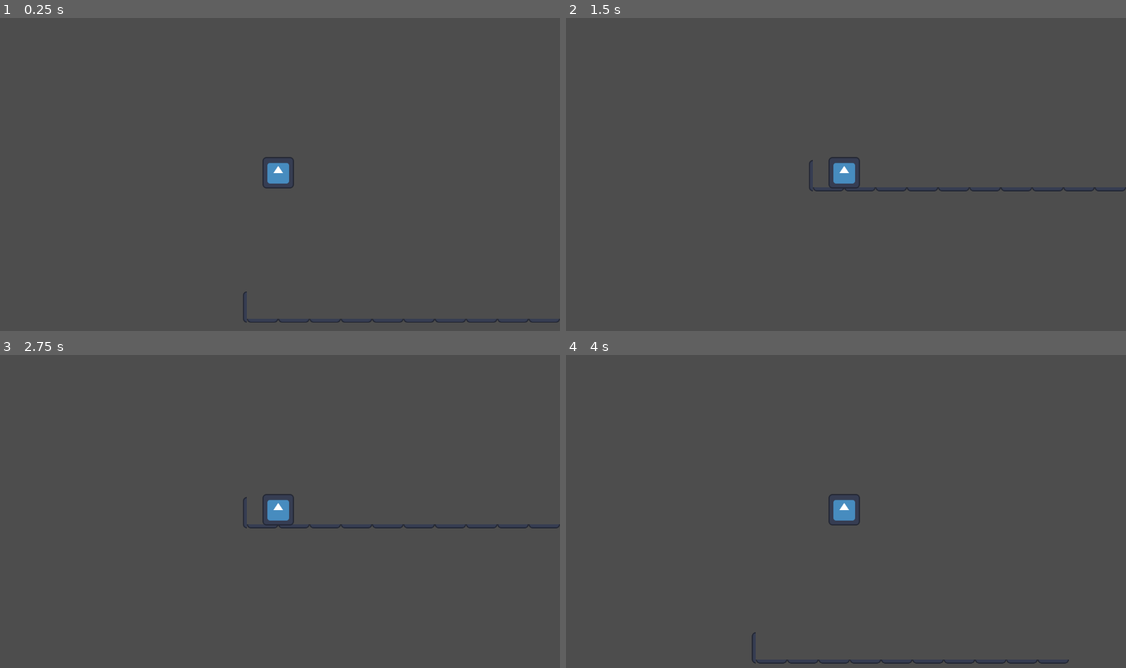
Above: before the commit, frames 1-4 (two rows, left to right).
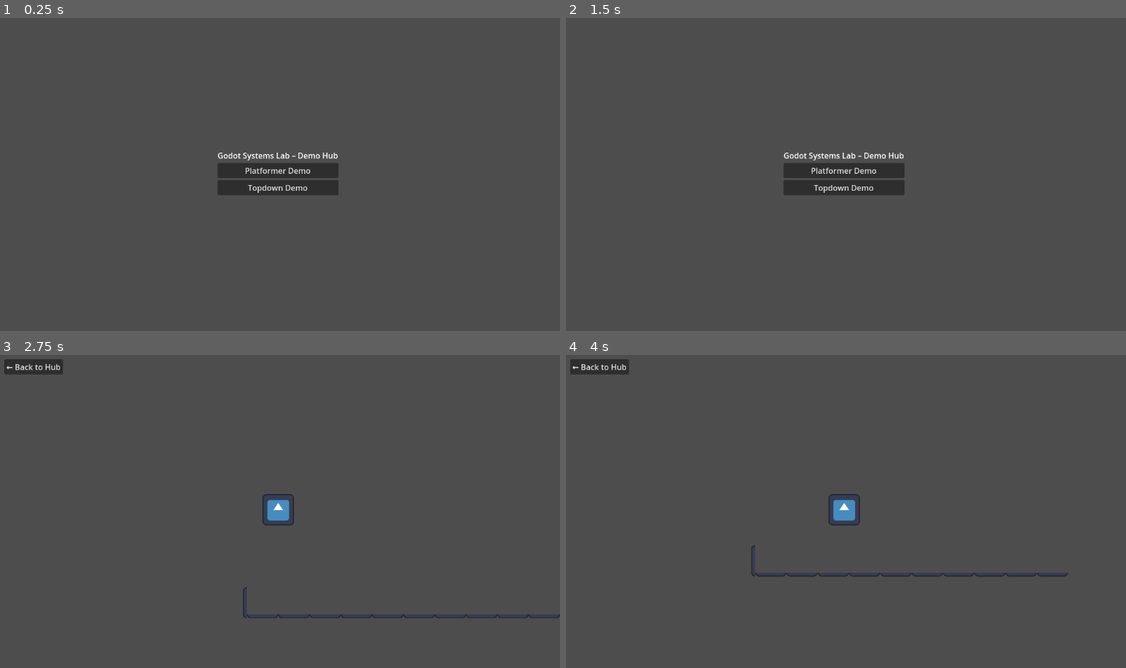
Above: after the commit, the same moments.

Repository: Thorym1991/godot-systems-lab
Game: Godot game, scene res://Demo/Demohub.tscn
The game is run twice, just before and just after one commit, with the same random seed, the same clock (stepped at 60 frames per second) and the same inputs. Before the commit the project starts from res://Demo/player_state_demo/Plattformer/TestWorldPF.tscn. The engine's default icon, where the game draws it, is replaced by a stand-in: a white triangle on a blue panel in a dark square.
Inputs (mouse positions are in pixels of both pictures, inside the frame that each line leads up to):
- Up to frame 1 (0.25 s): no input
- Up to frame 2 (1.5 s): click (846, 171) at 0.5 s, where only the run after the commit has a clickable "Platformer Demo"; click (599, 30) at 1.25 s, where only the run after the commit has a clickable "← Back to Hub"
- Up to frame 3 (2.75 s): click (280, 508) at 2 s, where only the run after the commit has a clickable "Platformer Demo"
- Up to frame 4 (4 s): tap Enter (ui_accept) at 2.75 s; hold Right (move_right) from 2.78 s (still down); tap Space (jump) at 3.02, 3.77 s

The runs differ from the first frame. In frame 1, 2.4% of the frame differs, in the area x 38-100%, y 43-98%; in frame 2, 2.4%; in frame 3, 0.9%; in frame 4, 1.0%.

Commit message:
feat(demohub): added DemoHub main menu + BackHUD system - added DemoHub scene with buttons for platformer + topdown demos - added DemoBackHUD overlay to return to hub - updated demo scenes + project.godot to route through hub

Diff:
--- /dev/null
+++ b/Demo/DemiHub.gd
@@ -0,0 +1,25 @@
+extends Control
+
+const DEMO_SCENES := {
+	"platformer": "res://Demo/player_state_demo/Platformer/TestWorldPF.tscn",
+	"topdown": "res://Demo/player_state_demo/Topdown/TestWorldTD.tscn",
+}
+
+func _ready() -> void:
+	# Buttons an Signale binden
+	$MarginContainer/CenterContainer/VBoxContainer/PlatformerButton.pressed.connect(
+		func(): _open_demo("platformer")
+	)
+	$MarginContainer/CenterContainer/VBoxContainer/TopdownButton.pressed.connect(
+		func(): _open_demo("topdown")
+	)
+
+
+func _open_demo(key: String) -> void:
+	if not DEMO_SCENES.has(key):
+		push_warning("Demo key '%s' not mapped" % key)
+		return
+
+	var path = DEMO_SCENES[key]
+
+	get_tree().change_scene_to_file(path)
--- /dev/null
+++ b/Demo/DemoBackHUD.gd
@@ -0,0 +1,12 @@
+extends CanvasLayer
+
+@export var hub_scene_path: String = "res://Demo/DemoHub.tscn"
+
+func _ready() -> void:
+	$MarginContainer/HBoxContainer/BackButton.pressed.connect(_on_back_pressed)
+
+func _on_back_pressed() -> void:
+	if hub_scene_path.is_empty():
+		push_warning("No hub_scene_path set on DemoBackHUD")
+		return
+	get_tree().change_scene_to_file(hub_scene_path)
--- /dev/null
+++ b/Demo/DemoBackHUD.tscn
@@ -0,0 +1,19 @@
+[gd_scene load_steps=2 format=3 uid="uid://cmbyagwxt0tjq"]
+
+[ext_resource type="Script" uid="uid://dhl0ym06ntlqj" path="res://Demo/DemoBackHUD.gd" id="1_2q2pf"]
+
+[node name="DemoBackHud" type="CanvasLayer"]
+script = ExtResource("1_2q2pf")
+
+[node name="MarginContainer" type="MarginContainer" parent="."]
+offset_right = 40.0
+offset_bottom = 40.0
+theme_override_constants/margin_left = 16
+theme_override_constants/margin_top = 16
+
+[node name="HBoxContainer" type="HBoxContainer" parent="MarginContainer"]
+layout_mode = 2
+
+[node name="BackButton" type="Button" parent="MarginContainer/HBoxContainer"]
+layout_mode = 2
+text = "← Back to Hub"
--- /dev/null
+++ b/Demo/Demohub.tscn
@@ -0,0 +1,39 @@
+[gd_scene load_steps=2 format=3 uid="uid://cudceesa4jw5l"]
+
+[ext_resource type="Script" uid="uid://dfwdp0jsark8p" path="res://Demo/DemiHub.gd" id="1_bgjyc"]
+
+[node name="Demohub" type="Control"]
+layout_mode = 3
+anchors_preset = 15
+anchor_right = 1.0
+anchor_bottom = 1.0
+grow_horizontal = 2
+grow_vertical = 2
+script = ExtResource("1_bgjyc")
+
+[node name="MarginContainer" type="MarginContainer" parent="."]
+layout_mode = 1
+anchors_preset = 15
+anchor_right = 1.0
+anchor_bottom = 1.0
+grow_horizontal = 2
+grow_vertical = 2
+
+[node name="CenterContainer" type="CenterContainer" parent="MarginContainer"]
+layout_mode = 2
+
+[node name="VBoxContainer" type="VBoxContainer" parent="MarginContainer/CenterContainer"]
+layout_mode = 2
+
+[node name="TitleLabel" type="Label" parent="MarginContainer/CenterContainer/VBoxContainer"]
+layout_mode = 2
+text = "Godot Systems Lab – Demo Hub"
+
+[node name="PlatformerButton" type="Button" parent="MarginContainer/CenterContainer/VBoxContainer"]
+layout_mode = 2
+text = "Platformer Demo
+"
+
+[node name="TopdownButton" type="Button" parent="MarginContainer/CenterContainer/VBoxContainer"]
+layout_mode = 2
+text = "Topdown Demo"
--- a/Demo/player_state_demo/Plattformer/TestWorldPF.tscn
+++ b/Demo/player_state_demo/Platformer/TestWorldPF.tscn
@@ -1,7 +1,8 @@
-[gd_scene load_steps=5 format=4 uid="uid://dd14uk7cx7n70"]
+[gd_scene load_steps=6 format=4 uid="uid://dd14uk7cx7n70"]
 
 [ext_resource type="Texture2D" uid="uid://mijcres87hji" path="res://icon.svg" id="1_dxo6x"]
-[ext_resource type="PackedScene" uid="uid://dkxr30mq0v301" path="res://Demo/player_state_demo/Plattformer/PlayerDemoPF.tscn" id="1_dyor5"]
+[ext_resource type="PackedScene" uid="uid://dkxr30mq0v301" path="res://Demo/player_state_demo/Platformer/PlayerDemoPF.tscn" id="1_dyor5"]
+[ext_resource type="PackedScene" uid="uid://cmbyagwxt0tjq" path="res://Demo/DemoBackHUD.tscn" id="3_4vai1"]
 
 [sub_resource type="TileSetAtlasSource" id="TileSetAtlasSource_4qyx1"]
 texture = ExtResource("1_dxo6x")
@@ -96,3 +97,5 @@
 tile_set = SubResource("TileSet_hvj0b")
 
 [node name="PlayerDemo_tscn" parent="Boden" instance=ExtResource("1_dyor5")]
+
+[node name="DemoBackHud" parent="." instance=ExtResource("3_4vai1")]
--- a/Demo/player_state_demo/Topdown/TestWorldTD.tscn
+++ b/Demo/player_state_demo/Topdown/TestWorldTD.tscn
@@ -1,7 +1,8 @@
-[gd_scene load_steps=5 format=4 uid="uid://bjwcfqwj1s2y0"]
+[gd_scene load_steps=6 format=4 uid="uid://bjwcfqwj1s2y0"]
 
 [ext_resource type="Texture2D" uid="uid://mijcres87hji" path="res://icon.svg" id="1_7ibrg"]
 [ext_resource type="PackedScene" uid="uid://f7jkrumw5cp4" path="res://Demo/player_state_demo/Topdown/PlayerDemoTD.tscn" id="2_ytfdg"]
+[ext_resource type="PackedScene" uid="uid://cmbyagwxt0tjq" path="res://Demo/DemoBackHUD.tscn" id="3_70wku"]
 
 [sub_resource type="TileSetAtlasSource" id="TileSetAtlasSource_ytfdg"]
 texture = ExtResource("1_7ibrg")
@@ -83,3 +84,5 @@
 [node name="PlayerDemoTd" parent="." instance=ExtResource("2_ytfdg")]
 position = Vector2(38, 35)
 motion_mode = 1
+
+[node name="DemoBackHud" parent="PlayerDemoTd" instance=ExtResource("3_70wku")]
--- a/project.godot
+++ b/project.godot
@@ -11,7 +11,7 @@
 [application]
 
 config/name="Godot Systems Lab"
-run/main_scene="uid://dd14uk7cx7n70"
+run/main_scene="uid://cudceesa4jw5l"
 config/features=PackedStringArray("4.4", "Forward Plus")
 config/icon="res://icon.svg"
 
Not shown, added: Demo/DemiHub.gd.uid
Not shown, added: Demo/DemoBackHUD.gd.uid
Renamed: Demo/player_state_demo/Plattformer/PlayerDemoPF.tscn -> Demo/player_state_demo/Platformer/PlayerDemoPF.tscn
